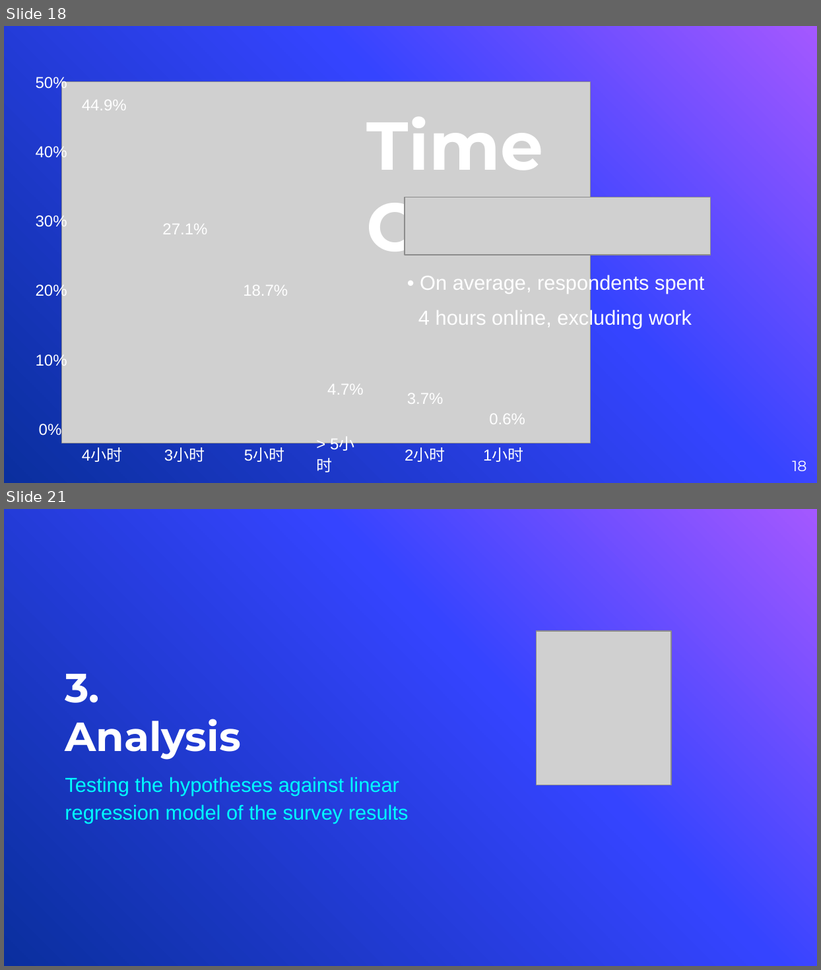
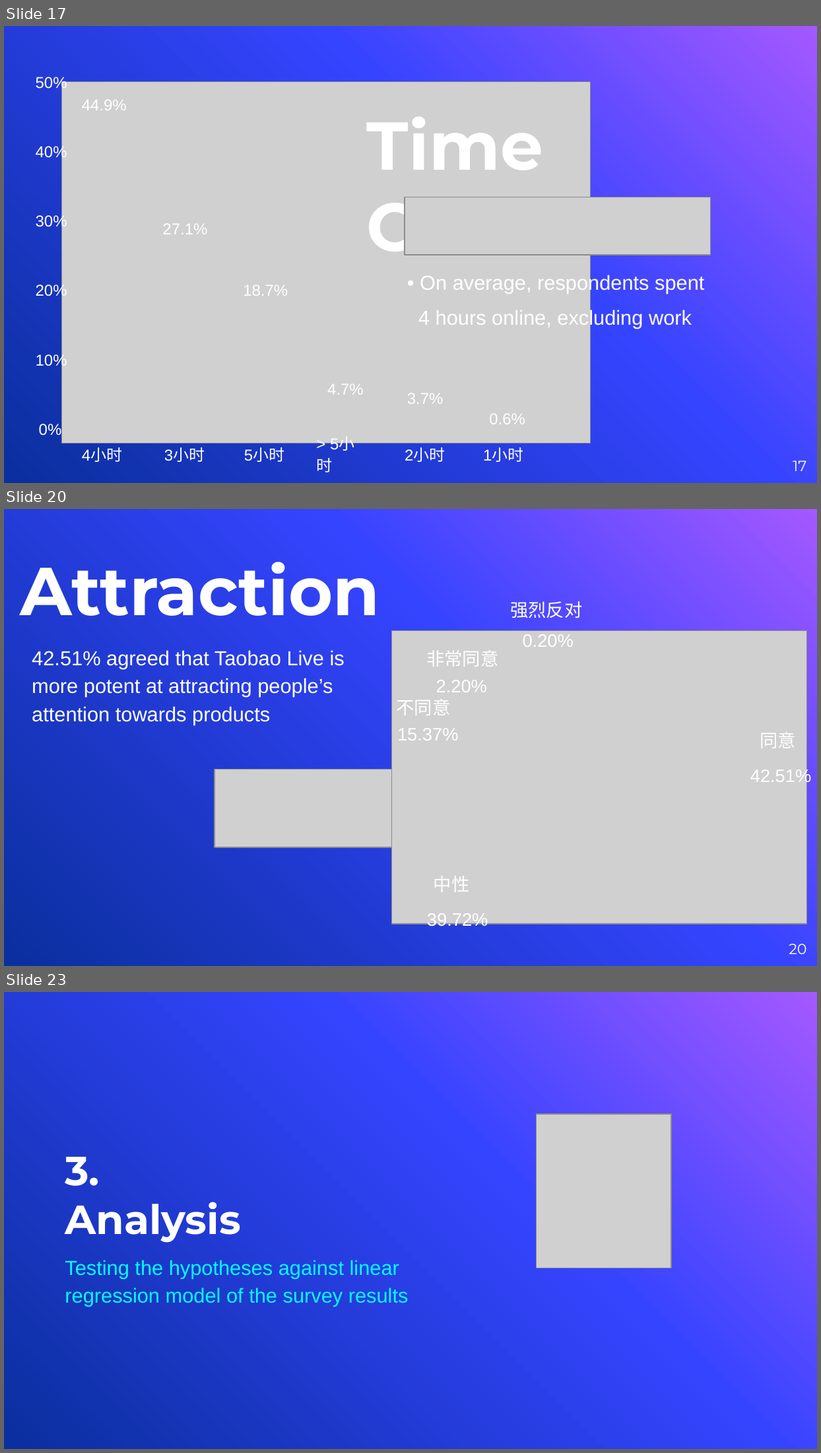
Before and after one commit to vyacheslav-polyakov/thesis, a slide deck: !Defense Slides.pptx. Shown one above the other, each under a label of ours: slides 18 and 21 before the commit, slides 17, 20 and 23 after it; the slides between them are not shown. The pictures are 821x970 and 821x1453 pixels, drawn with LibreOffice and Linux fonts; fonts in the diff are those of the drawing; grey boxes stand for pictures; background and template pictures are left out. Boxes give left, top, right and bottom in pixels: in the first picture for what was removed or moved away, otherwise in the second. Text is boxed around its words. In the diff, an @@ line names an element or a change of style, - is before the commit and + after.

```diff
--- a/!Defense Slides.pptx
+++ b/!Defense Slides.pptx
@@ slide 20 added at box(4, 509, 817, 966), background gradient #A458FF to #3544FF to #0A2F9E @@
@@ title added at box(20, 562, 380, 616), 60 pt, text #FFFFFF, bold @@
+Attraction
@@ text added at box(510, 601, 582, 618), 16 pt, text #FFFFFF @@
+强烈反对
@@ picture added at box(392, 631, 807, 925) @@
@@ text added at box(523, 634, 574, 647), 16 pt, text #FFFFFF @@
+0.20%
@@ text added at box(32, 650, 345, 725), 18 pt, text #FFFFFF @@
+42.51% agreed that Taobao Live is more potent at attracting people’s attention towards products
@@ text added at box(426, 650, 498, 667), 16 pt, text #FFFFFF @@
+非常同意
@@ text added at box(436, 680, 487, 692), 16 pt, text #FFFFFF @@
+2.20%
@@ text added at box(397, 699, 451, 716), 16 pt, text #FFFFFF @@
+不同意
@@ text added at box(397, 728, 459, 741), 16 pt, text #FFFFFF @@
+15.37%
@@ text added at box(760, 732, 796, 749), 16 pt, text #FFFFFF @@
+同意
@@ picture added at box(215, 769, 564, 848) @@
@@ text added at box(750, 768, 812, 786), 16 pt, text #FFFFFF @@
+42.51%
@@ text added at box(434, 876, 470, 892), 16 pt, text #FFFFFF @@
+中性
@@ text added at box(427, 914, 488, 930), 16 pt, text #FFFFFF @@
+39.72%
@@ page number added at box(789, 944, 807, 955), 13 pt, text #FFFFFF @@
+20
@@ what was slide 18 is now slide 17 @@
@@ page number at box(793, 461, 807, 472): text changed @@
-18
+17
@@ what was slide 21 is now slide 23 @@
```
Also in this commit, not shown: 6 slides changed, 2 other slides added, 5 other files.
